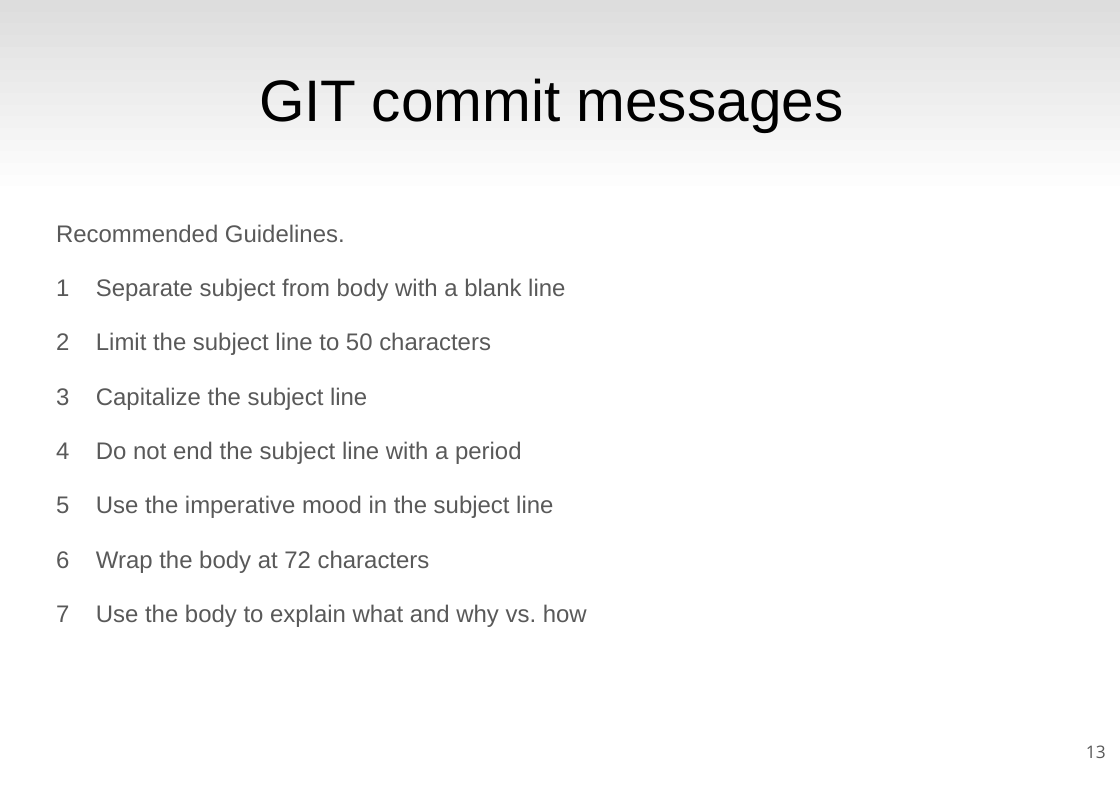
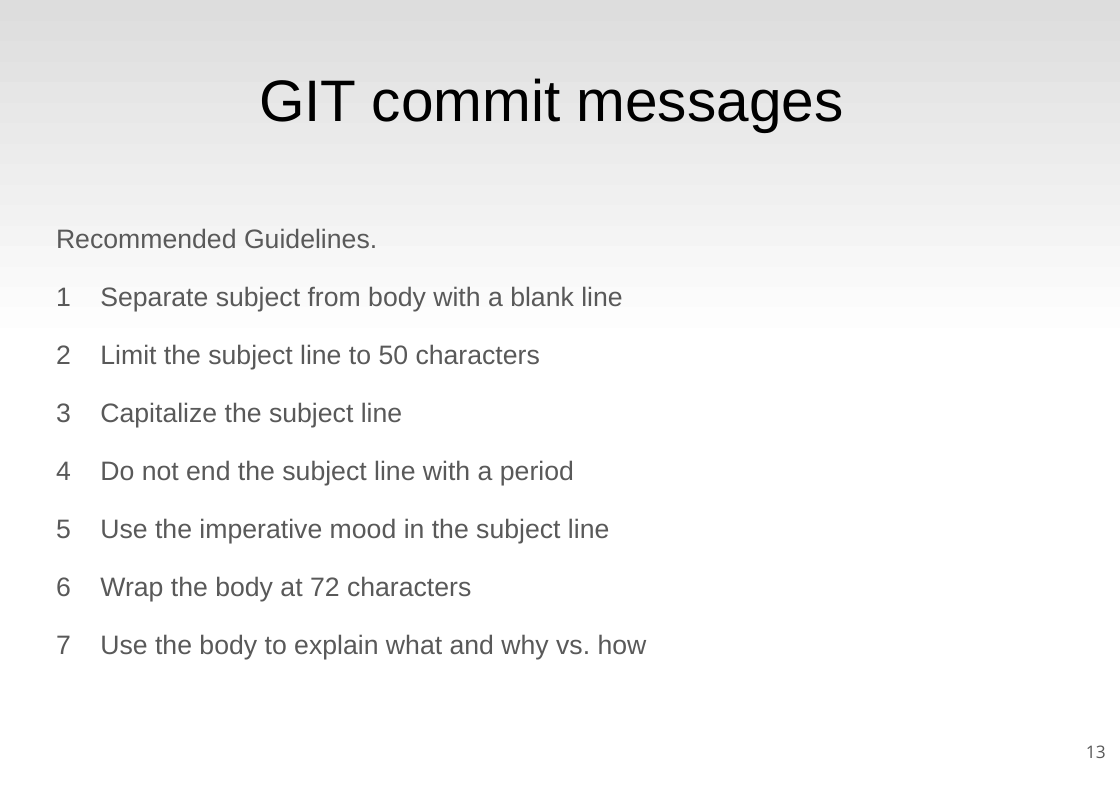
Before and after one commit to rickvek/Workshop-GIT, a slide deck: slide 13 of Git-Workshop.odp. Drawn at 1120x792 pixels with LibreOffice and Linux fonts; fonts in the diff are those of the drawing. Boxes give left, top, right and bottom in pixels: in the first picture for what was removed or moved away, otherwise in the second. Text is boxed around its words. In the diff, an @@ line names an element or a change of style, - is before the commit and + after.

```diff
--- a/Git-Workshop.odp
+++ b/Git-Workshop.odp
@@ text "Recommended Guidelines." at [56, 228, 647, 660]: size 18 to 20 pt @@
```
Also in this commit, not shown: 9 other slides changed, 1 other file.
